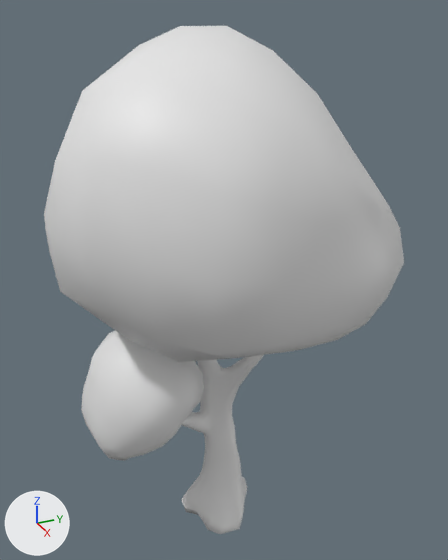
A saved change to the FBX model BA3 Collab/Assets/Art/Environment/Landscape/meshes/tree2.fbx.
One viewpoint serves both versions: a camera (50 mm lens) standing at (14.93, -6.67, 16.01) and looking at (0.02, 0.04, 8.55). Lighting does not change. The marker at lower left points along +X, +Y and +Z. Where no turn or scale is listed for an object, it has been applied to the vertices.

The first picture shows 'tree2'.
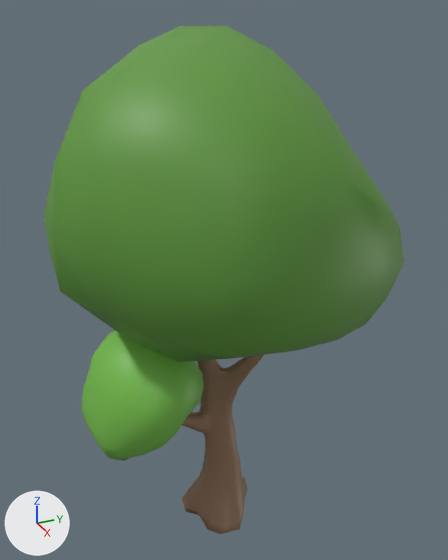
The newer file is also turned or shifted as a whole; pictures and numbers use the older file's frame.

Where the change shows, as pixel boxes (x1, y1, x2, y2) in the pictures (448 x 560 px):
'tree2', recoloured (grey to green): (44, 26, 404, 534) in both

The change, as a diff of the scene's bpy script:
```diff
--- a/BA3 Collab/Assets/Art/Environment/Landscape/meshes/tree2.fbx.py
+++ b/BA3 Collab/Assets/Art/Environment/Landscape/meshes/tree2.fbx.py
@@ img_tree2_png @@
+img_tree2_png = load_image('tree2.png', '../../env_materials/textures/tree2.png', 2048, 2048, 'sRGB')
@@ mat_tree2 @@
+mat_tree2 = principled_material('tree2')
+mat_tree2.texture = img_tree2_png
@@ me_cube_010 @@
 me_cube_010.from_pydata(...)  # 814 vertices, 808 faces; spans x -3.8..4.6, y -4.8..4.7, z -0.1..15.4
+me_cube_010.materials.append(mat_tree2)  # picture img_tree2_png
```
